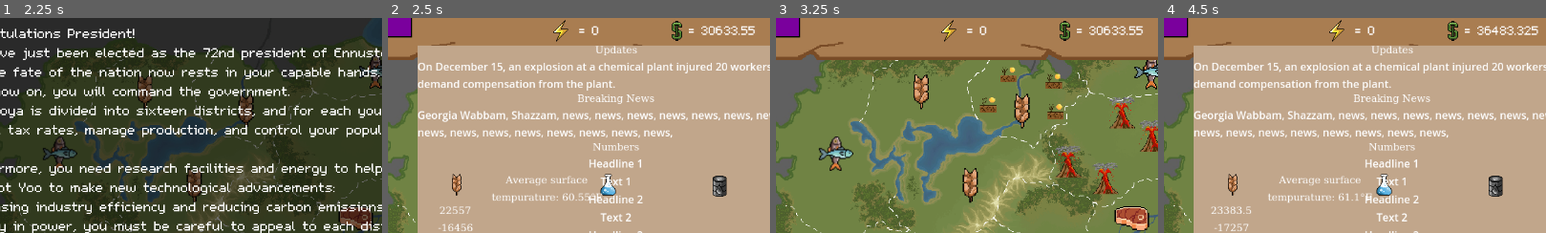
Above: before the commit, frames 1-4 (left to right).
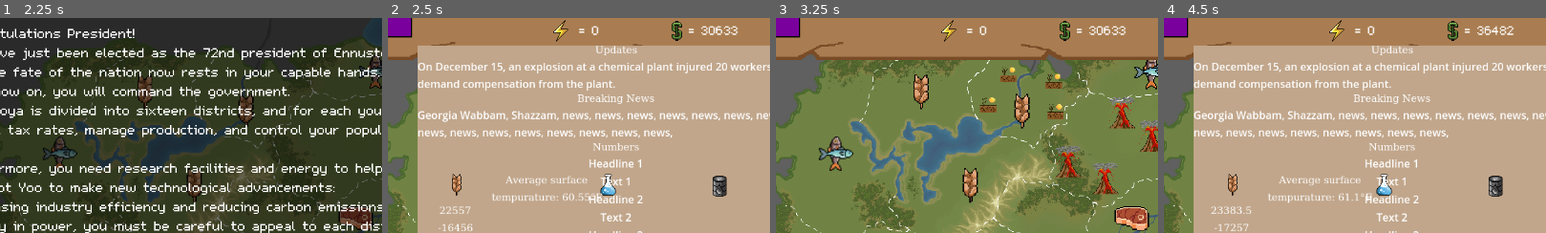
Above: after the commit, the same moments.

Repository: mccoogp/WeatherInc
Game: Godot game, scene res://world.tscn
Two runs of this game, one before a commit and one after it. Both use one fixed random seed, a clock stepped at 60 frames per second and the inputs below. The engine's default icon, where the game draws it, is replaced by a stand-in: a white triangle on a blue panel in a dark square.
Inputs (mouse positions are % of the whole screen's width and height, from its top left):
- Up to frame 1 (2.25 s): click "Next" at 0.5 s; click "Next" at 1.25 s; tap Enter at 2 s; move the mouse to (72, 45) at 2.02 s; hold Right from 2.03 s (still down); hold X from 2.03 s (still down); click (72, 45) at 2.17 s
- Up to frame 2 (2.5 s): keep holding Right; keep holding X; tap Space at 2.27 s
- Up to frame 3 (3.25 s): move the mouse to (30, 55) at 2.77 s; release Right at 2.78 s; release X at 2.78 s; hold Down from 2.78 s (still down); tap Enter at 2.85 s; tap Space at 3.02 s
- Up to frame 4 (4.5 s): move the mouse to (60, 28) at 3.52 s; release Down at 3.53 s; hold Right 3.53-4.25 s; hold Backspace 3.53-4.25 s; click "Advance" at 4.25 s
The pictures show only the part of the screen within x 19-69%, y 9-59%; the shares and areas given below are measured in that part.

Frame 1 is identical in both runs. In frame 2, 0.1% of the frame differs, in the area x 91-96%, y 3-8%; in frame 3, 0.1%; in frame 4, 0.2%, in the area x 89-98%, y 3-8%.

Commit message:
whole money

Diff:
--- a/world.gd
+++ b/world.gd
@@ -940,7 +940,7 @@
 				if activateresearch:
 					$TopBar/Variables3/Research.visible = true
 					$TopBar/Variables3.text = "  = " + str(totalpop) + "\n  = " + str(research)
-
+				money = floor(money)
 				#news stuff
 				$CanvasLayer/News/ScrollContainer/TextureRect/VBoxContainer/Production_title/Temp.text = "Average surface\ntempurature: " + str(temp) + "°F"
 				if foodprod >= totalpop:
